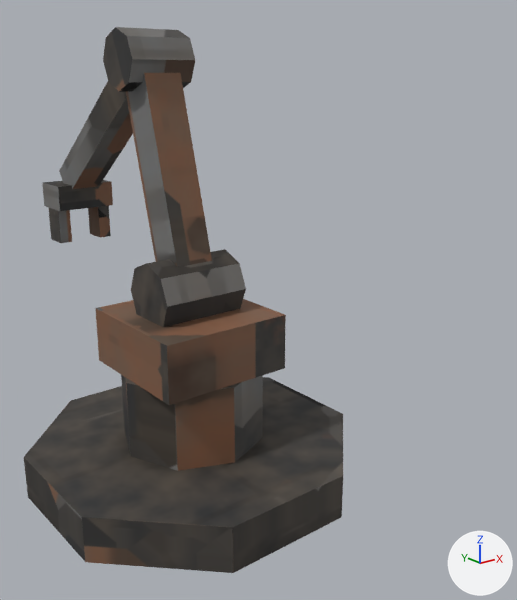
Two versions of the glTF model arte/modelos/logistica/bracos/braco_longo/braco_longo.glb, one commit apart.
Camera for both pictures: a 50 mm camera at (-0.653, -1.011, 0.715) aimed at (0.121, -0.044, 0.328). Arrows for +X, +Y and +Z are at lower right; the lights stay in place. The picture after the commit comes second. Where no turn or scale is listed for an object, it has been applied to the vertices. Vertices at exactly the same position are counted once.

The first picture shows 'braco_longo_base', 'braco_longo_braco1', 'braco_longo_braco2', 'braco_longo_garra', 'braco_longo_giro'.
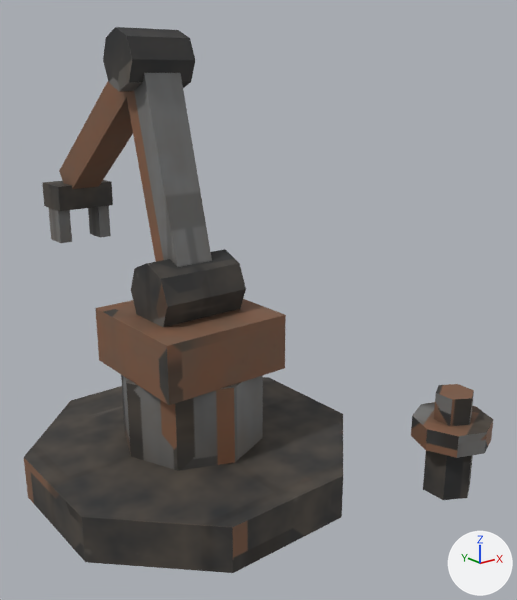
Location of each change, (x1, y1, x2, y2) in pixels of the pictures (517 x 600 px):
```json
{"object": "braco_longo_base", "change": "reshaped", "before": [24, 375, 343, 573], "after": [24, 375, 493, 573], "on screen": "47% wider"}
{"part": 1, "of": "me_braco_longo_base", "change": "added", "after": [423, 450, 473, 500]}
{"part": 2, "of": "me_braco_longo_base", "change": "added", "after": [411, 402, 493, 458]}
{"part": 3, "of": "me_braco_longo_base", "change": "added", "after": [434, 384, 474, 426]}
{"part": 4, "of": "me_braco_longo_base", "change": "surface changed", "before": [24, 375, 343, 565], "after": [24, 375, 343, 565]}
{"part": 5, "of": "me_braco_longo_giro", "change": "surface changed", "before": [95, 249, 286, 405], "after": [95, 249, 286, 405]}
{"part": 6, "of": "me_braco_longo_braco1", "change": "surface changed", "before": [108, 27, 212, 267], "after": [108, 27, 212, 267]}
{"part": 7, "of": "me_braco_longo_braco2", "change": "surface changed", "before": [59, 82, 133, 189], "after": [59, 82, 133, 189], "on screen": "grey to brown"}
```

Edits to the scene script, one JSON object a line:
```json
{"block": "me_braco_longo_base", "where": "# used by ob_braco_longo_base; location = (0.0, 0.0, 0.0)"}
{"op": "remove", "block": "me_braco_longo_base", "code": "me_braco_longo_base.from_pydata(...)  # 32 vertices, 56 faces; spans x -0.277..0.277, y -0.277..0.277, z 0.0..0.22"}
{"op": "add", "block": "me_braco_longo_base", "code": "me_braco_longo_base.from_pydata(...)  # 72 vertices, 124 faces; spans x -0.277..0.4, y -0.4..0.277, z 0.0..0.22"}
{"block": "me_braco_longo_base", "change": "me_braco_longo_base part 1: a new loose piece, a 6-sided cylinder along z spanning x 0.291..0.369, y -0.375..-0.285, z 0.0..0.1, in mat_braco_longo_tex (picture img_braco_longo_tex)"}
{"block": "me_braco_longo_base", "change": "me_braco_longo_base part 2: a new loose piece, an 8-sided cylinder along z spanning x 0.26..0.4, y -0.4..-0.26, z 0.1..0.14, in mat_braco_longo_tex (picture img_braco_longo_tex)"}
{"block": "me_braco_longo_base", "change": "me_braco_longo_base part 3: a new loose piece, a 6-sided cylinder along z spanning x 0.3..0.36, y -0.365..-0.295, z 0.14..0.19, in mat_braco_longo_tex (picture img_braco_longo_tex)"}
{"block": "me_braco_longo_base", "change": "me_braco_longo_base part 4: 55 kept faces spanning x -0.277..0.277, y -0.277..0.277, z 0.0..0.22 get new texture (UV) coordinates"}
{"block": "me_braco_longo_giro", "where": "me_braco_longo_giro.from_pydata(...)  # 24 vertices, 40 faces; spans x -0.12..0.12, y -0.12..0.12, z 0.0..0.2"}
{"block": "me_braco_longo_giro", "where": "# used by ob_braco_longo_giro; location = (0.0, 0.0, 0.22)"}
{"block": "me_braco_longo_giro", "change": "me_braco_longo_giro part 5: texture (UV) coordinates of 40 of 40 faces, centred in x -0.12..0.12, y -0.12..0.12, z 0.0..0.194, changed; they spanned u 0.16..0.99, v 0.0..1.0 and now span u 0.38..0.93, v 0.0..0.96"}
{"block": "me_braco_longo_braco1", "where": "me_braco_longo_braco1.from_pydata(...)  # 24 vertices, 40 faces; spans x -0.06..0.06, y -0.034..0.15, z -0.009..0.43"}
{"block": "me_braco_longo_braco1", "where": "# used by ob_braco_longo_braco1; location = (0.0, 0.0, 0.36)"}
{"block": "me_braco_longo_braco1", "change": "me_braco_longo_braco1 part 6: texture (UV) coordinates of 40 of 40 faces, centred in x -0.06..0.06, y -0.011..0.145, z -0.003..0.425, changed; they spanned u 0.0..1.0, v 0.0..1.0 and now span u 0.0..0.98, v 0.0..0.97"}
{"block": "me_braco_longo_braco2", "where": "me_braco_longo_braco2.from_pydata(...)  # 8 vertices, 12 faces; spans x -0.03..0.03, y -0.018..0.338, z -0.264..0.024"}
{"block": "me_braco_longo_braco2", "where": "# used by ob_braco_longo_braco2; location = (0.0, 0.1, 0.74)"}
{"block": "me_braco_longo_braco2", "change": "me_braco_longo_braco2 part 7: texture (UV) coordinates of 12 of 12 faces, centred in x -0.03..0.03, y -0.006..0.326, z -0.248..0.008, changed; they spanned u 0.4..0.86, v 0.0..0.96 and now span u 0.55..0.87, v 0.27..0.96"}
```
